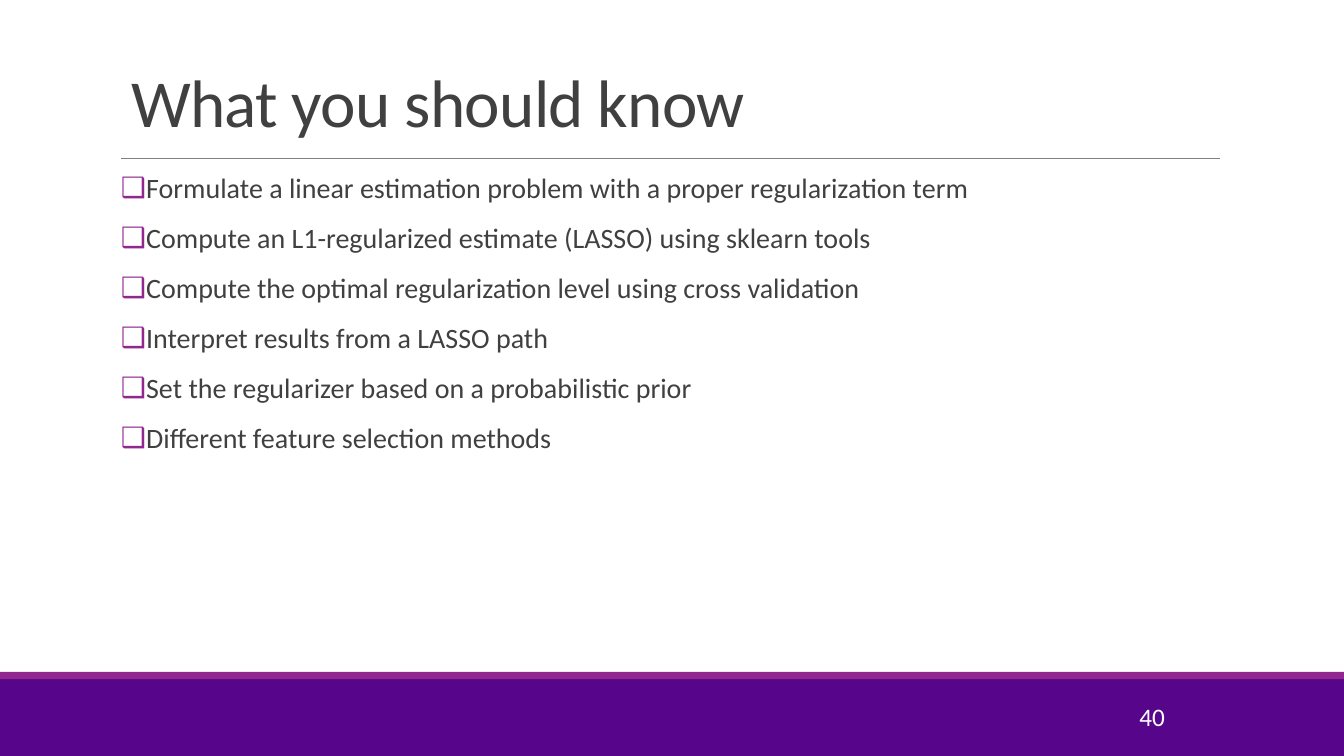
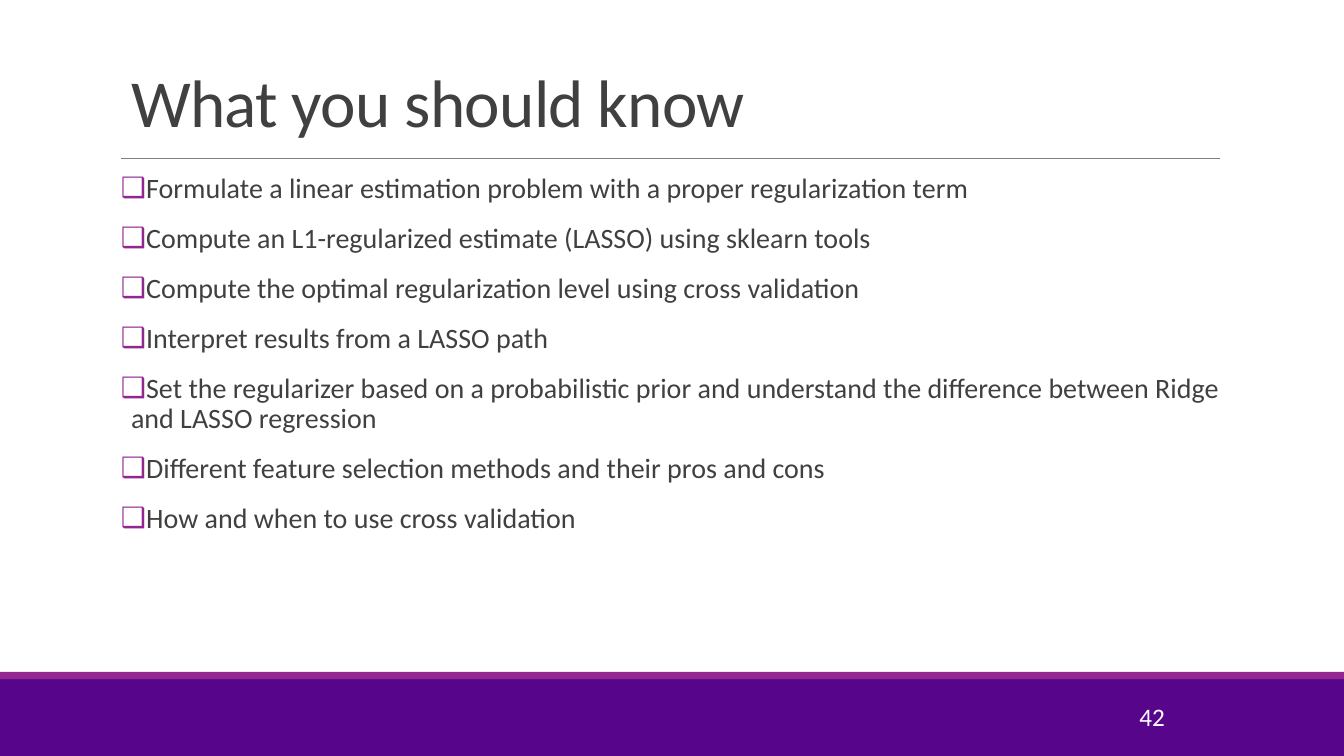
Before and after one commit to joshzzl/introml, a slide deck: slide 42 of lectures/Lect05_Lasso.pptx (slide 40 before the commit). Drawn at 1344x756 pixels with LibreOffice and Linux fonts; fonts in the diff are those of the drawing; background and template pictures are left out. Boxes give left, top, right and bottom in pixels: in the first picture for what was removed or moved away, otherwise in the second. Text is boxed around its words. In the diff, an @@ line names an element or a change of style, - is before the commit and + after.

```diff
--- a/lectures/Lect05_Lasso.pptx
+++ b/lectures/Lect05_Lasso.pptx
@@ text at [131, 378, 1218, 528]: text changed @@
-❑ Set the regularizer based on a probabilistic prior
-❑ Different feature selection methods
+❑ Set the regularizer based on a probabilistic prior and understand the difference between Ridge and LASSO regression
+❑ Different feature selection methods and their pros and cons
+❑ How and when to use cross validation
@@ page number at [1139, 709, 1165, 726]: text changed @@
-40
+42
```
Also in this commit, not shown: 2 slides added, 1 other file.
